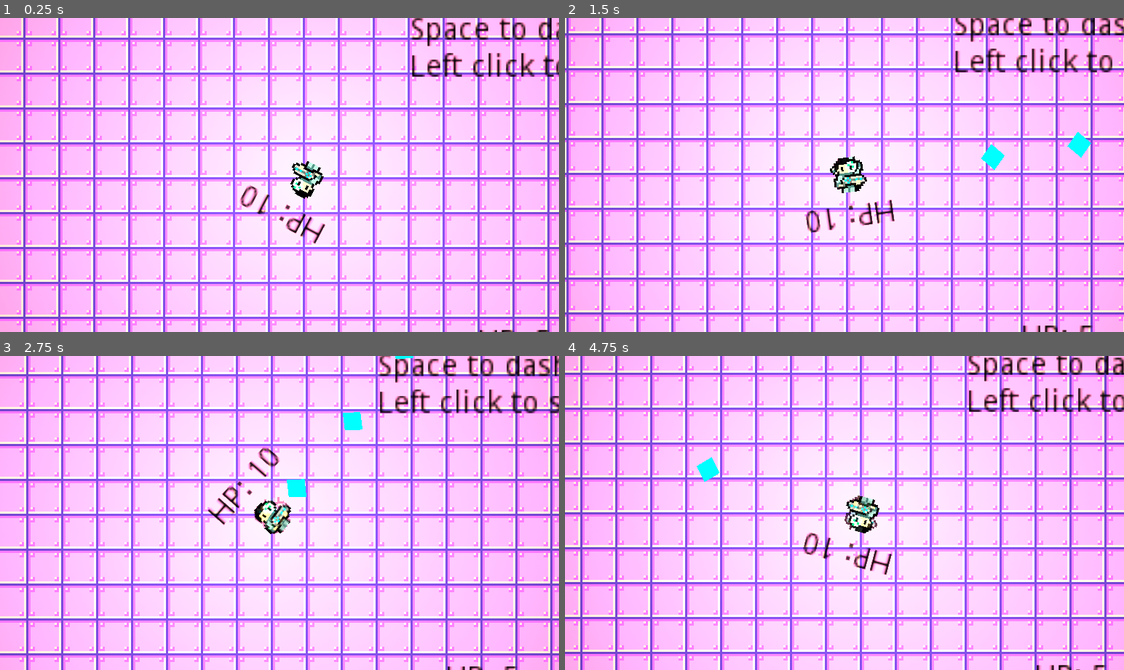
Above: before the commit, frames 1-4 (two rows, left to right).
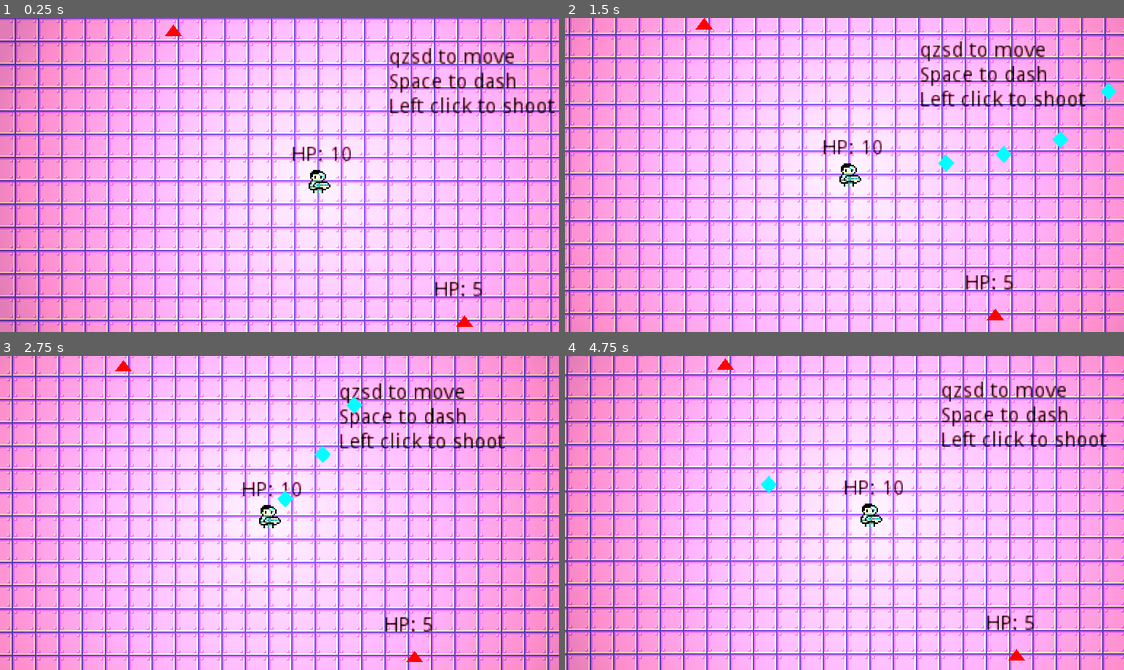
Above: after the commit, the same moments.

Repository: angeldustjdr/ostjam2022
Game: Godot game, scene res://Scenes/Main.tscn
Same seed, same stepped clock (60 frames per second), same inputs: the game is played once before the commit and once after it.
Inputs (mouse positions are in pixels of both pictures, inside the frame that each line leads up to):
- Up to frame 1 (0.25 s): no input
- Up to frame 2 (1.5 s): tap Enter at 0.5, 1.25 s; move the mouse to (967, 159) at 0.52 s; press the mouse at (967, 159) at 0.53 s; tap Space (ui_select) at 0.77, 0.8, 1.07, 1.35 s; move the mouse to (732, 190) at 1.27 s; release the mouse at (732, 190) at 1.28 s
- Up to frame 3 (2.75 s): tap Space (ui_select) at 1.52, 1.82, 2.3 s; click (167, 528) at 1.55 s; tap Enter at 2 s; move the mouse to (335, 443) at 2.02 s; press the mouse at (335, 443) at 2.03 s
- Up to frame 4 (4.75 s): tap Enter at 2.75, 3.5, 4.25 s; move the mouse to (816, 575) at 2.77 s; release the mouse at (816, 575) at 2.78 s; click (816, 575) at 2.85 s; tap Space (ui_select) at 3.02, 3.32, 4.52 s; move the mouse to (1012, 560) at 3.52 s; hold Space (ui_select) 3.53-4.28 s; move the mouse to (676, 465) at 4.27 s; click (676, 465) at 4.35 s

The runs differ from the first frame. In frame 1, 75% of the frame differs, in the area x 0-100%, y 0-100%; in frame 2, 70%; in frame 3, 73%; in frame 4, 72%.

Commit message:
correction dash + bullet disparait si hit un ennemi

Diff:
--- a/src/Scenes/Bullet.tscn
+++ b/src/Scenes/Bullet.tscn
@@ -21,4 +21,5 @@
 wait_time = 2.0
 autostart = true
 
+[connection signal="area_entered" from="." to="." method="_on_Bullet_area_entered"]
 [connection signal="timeout" from="Timer" to="." method="_on_Timer_timeout"]
--- a/src/Scenes/Player.tscn
+++ b/src/Scenes/Player.tscn
@@ -24,7 +24,6 @@
 margin_bottom = -11.0
 custom_colors/font_color = Color( 0, 0, 0, 1 )
 text = "LABEL"
-percent_visible = -0.2
 script = ExtResource( 3 )
 __meta__ = {
 "_edit_use_anchors_": false
--- a/src/Scripts/Bullet.gd
+++ b/src/Scripts/Bullet.gd
@@ -2,9 +2,13 @@
 
 export var speed = 200
 var _type="Bullet"
+var direction = Vector2()
 
 func _physics_process(delta):
-	position += transform.x * speed * delta
+	position += direction.normalized() * speed * delta
 
 func _on_Timer_timeout():
 	queue_free()
+
+func _on_Bullet_area_entered(area):
+	queue_free()
--- a/src/Scripts/Pikes.gd
+++ b/src/Scripts/Pikes.gd
@@ -12,5 +12,5 @@
 
 func _on_Pikes_body_entered(body):
 	var player = get_parent().get_node("Player")
-	if body==player:
+	if body==player and !player.isDashing:
 		player.takeDamage(1)
--- a/src/Scripts/PlayerManager.gd
+++ b/src/Scripts/PlayerManager.gd
@@ -35,6 +35,7 @@
 		$Cadence.wait_time = cadence
 		$Cadence.start()
 		var b = Bullet.instance()
+		b.direction = get_local_mouse_position()
 		get_parent().add_child(b)
 		b.transform = self.global_transform
 
@@ -42,7 +43,6 @@
 func _physics_process(delta):
 	# Deplacement
 	if inputON:
-		look_at(get_global_mouse_position())
 		var direction = get_input()
 		if direction.length() > 0:
 			velocity = lerp(velocity, direction.normalized() * speed, acceleration)
@@ -63,7 +63,6 @@
 	isDashing = true
 	canDash = false
 	speed += dashVelocity
-	$PlayerCollisionShape.disabled = true
 	$DashTimer.start()
 	$DashRecoveryTimer.start()
 
@@ -84,7 +83,6 @@
 func _on_DashTimer_timeout():
 	isDashing = false
 	speed -= dashVelocity
-	$PlayerCollisionShape.disabled = false
 	$DashTimer.stop()
 
 func _on_DashRecoveryTimer_timeout():
--- a/src/project.godot
+++ b/src/project.godot
@@ -16,8 +16,11 @@
 
 [display]
 
-window/size/width=256
-window/size/height=144
+window/size/width=384
+window/size/height=216
+window/size/test_width=1024
+window/size/test_height=576
+mouse_cursor/custom_image="res://Assets/Graphics/Sprites/cursor.png"
 window/stretch/mode="2d"
 window/stretch/aspect="expand"
 
Binary file added: src/Assets/Graphics/Sprites/cursor.png
Not shown, added: src/Assets/Graphics/Sprites/cursor.png.import
